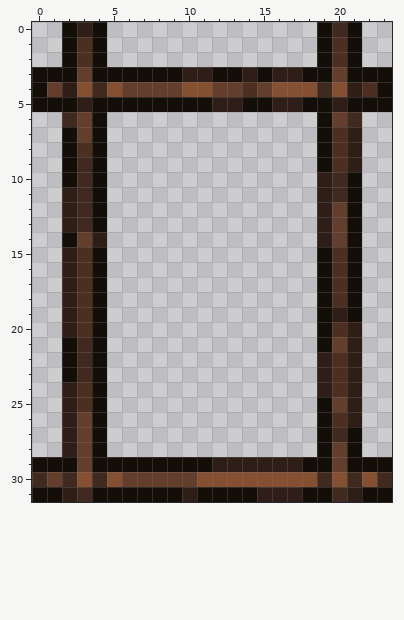
Pixel-art sprite, stored at content/Entities/Structures/Construction/construction.3x4.png. The picture above was drawn from the file before the commit.
The file is 24x32 pixels.
New version:
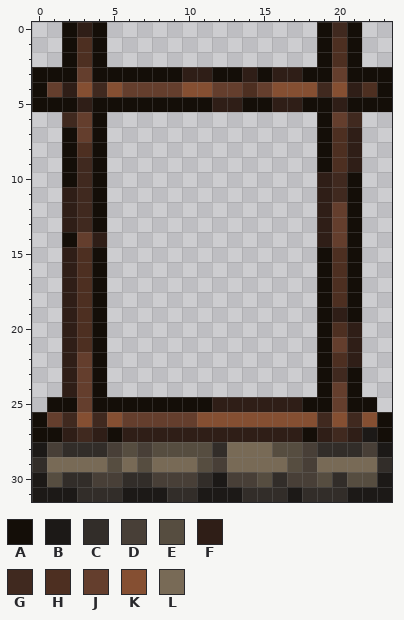
Palette (. is transparent): A #140e08  B #1c1917  C #322d29  D #483f37  E #564d40  F #2f1e17  G #40291f  H #4d2f21  J #643e2d  K #854f32  L #786a56
The commit says: Added foundations to construction sites
Diff:
{"y":21,"x":2,"old":"AG","new":"FH"}
{"y":22,"x":2,"old":"AG","new":"FJ"}
{"y":22,"x":19,"old":"F","new":"A"}
{"y":23,"x":2,"old":"AG","new":"FJ"}
{"y":23,"x":19,"old":"FHF","new":"AGA"}
{"y":24,"x":3,"old":"H","new":"J"}
{"y":24,"x":19,"old":"FHF","new":"AJA"}
{"y":25,"x":1,"old":".FH","new":"AAJ"}
{"y":25,"x":5,"old":"..............","new":"AAAAAAAFFFFFFA"}
{"y":25,"x":21,"old":"F.","new":"AA"}
{"y":26,"x":0,"old":"..FJA..............AHF..","new":"AJGKGKJJJJJKKKKKKKKGKGKA"}
{"y":27,"x":0,"old":"..","new":"AA"}
{"y":27,"x":3,"old":"JA..............A","new":"GFAFFFFFFFFFFFFAF"}
{"y":27,"x":21,"old":"A..","new":"FBA"}
{"y":28,"x":0,"old":"..FJA..............AJA..","new":"BDCCCDEDEEEECLLLEEDCCCDB"}
{"y":29,"x":0,"old":"AAAJAAAAAAAAFFFFFFAAJAAA","new":"CLLLLELELLLEDLLLLEDLLLLC"}
{"y":30,"x":0,"old":"GJGKGKJJJJJKKKKKKKKGKGKG","new":"BECCDDCCDDDCBDDECDDECEEB"}
{"y":31,"x":0,"old":"AAFGAAAAAAFAAAAFFFAAGFAA","new":"BBBCCCBBBCCBBBCCCBCCCBBB"}
{"label":"changed","picture_box":[32,337,392,502]}
